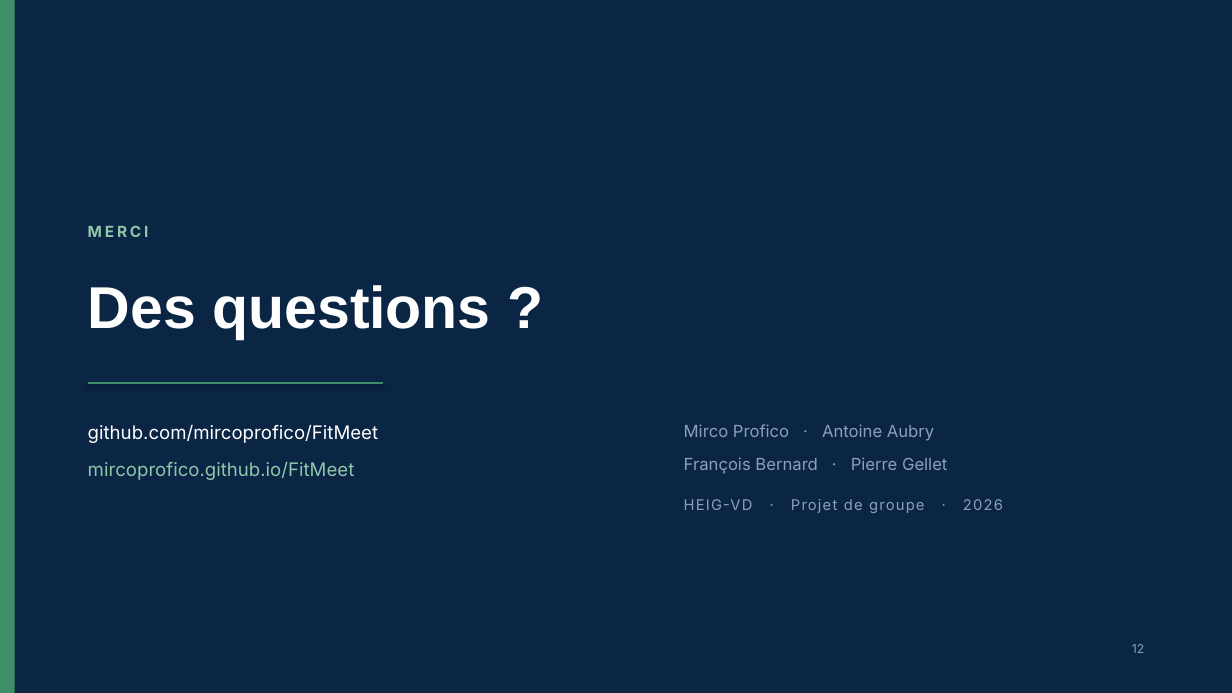
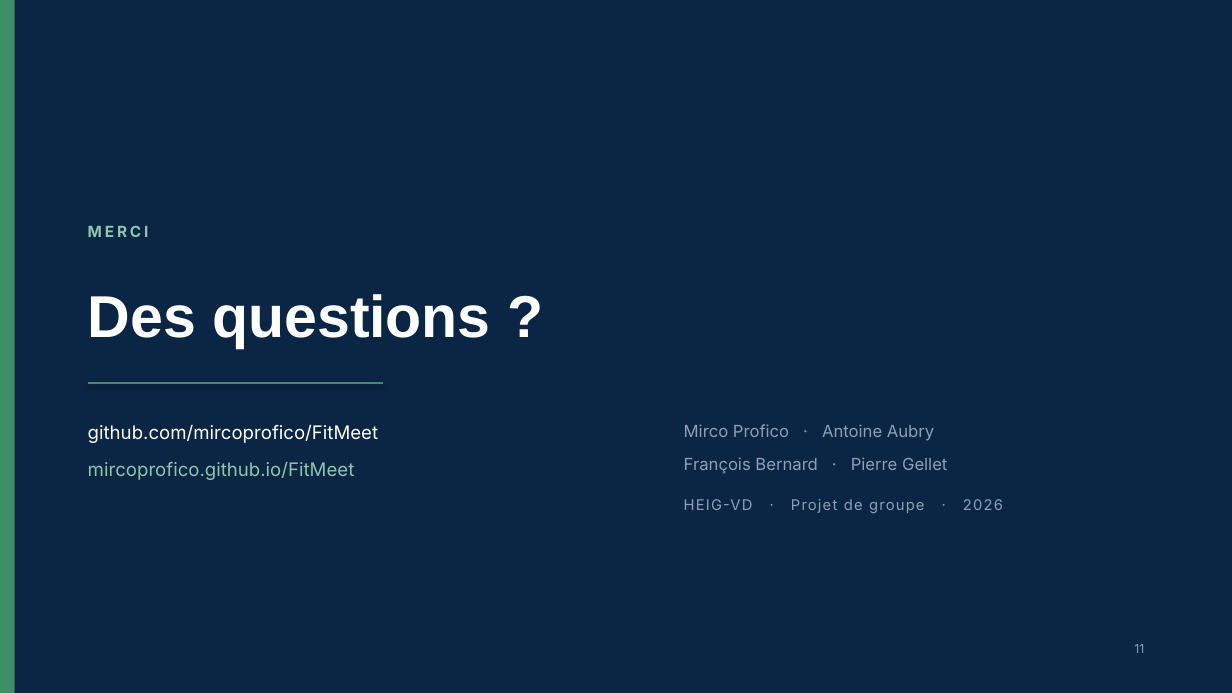
Before and after one commit to mircoprofico/FitMeet, a slide deck: slide 11 of docs/FitMeet-presentation.pptx (slide 12 before the commit). Drawn at 1232x693 pixels with LibreOffice and Linux fonts; fonts in the diff are those of the drawing. Boxes give left, top, right and bottom in pixels: in the first picture for what was removed or moved away, otherwise in the second. Text is boxed around its words. In the diff, an @@ line names an element or a change of style, - is before the commit and + after.

```diff
--- a/docs/FitMeet-presentation.pptx
+++ b/docs/FitMeet-presentation.pptx
@@ text "Des questions ?" at box(88, 294, 491, 348): line spacing 1.12 to 1.25 @@
@@ text at box(1134, 644, 1144, 653): text changed @@
-12
+11
```
Also in this commit, not shown: 6 other slides changed, 3 slides added, 4 slides removed, 1 other file.
